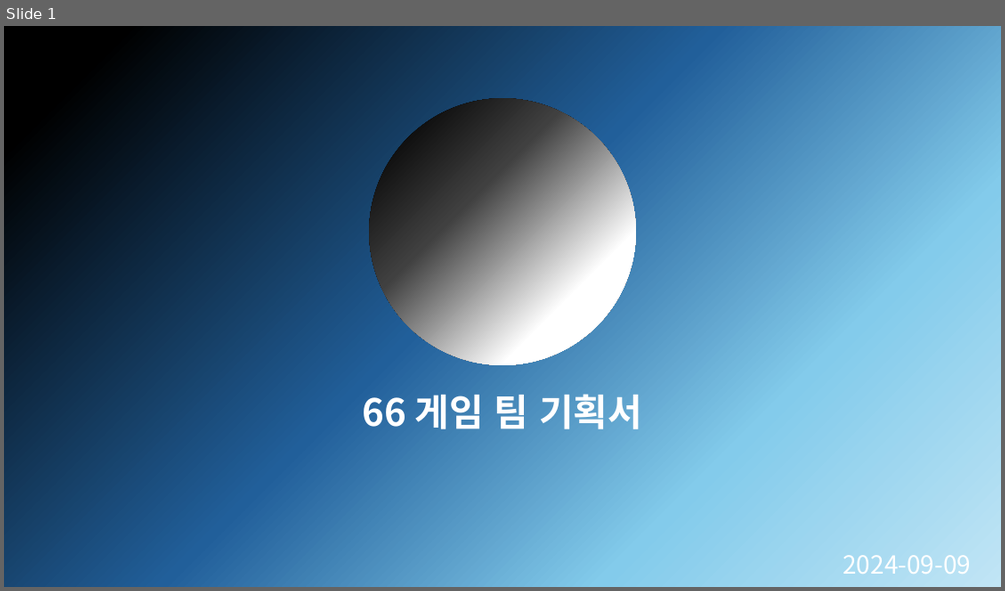
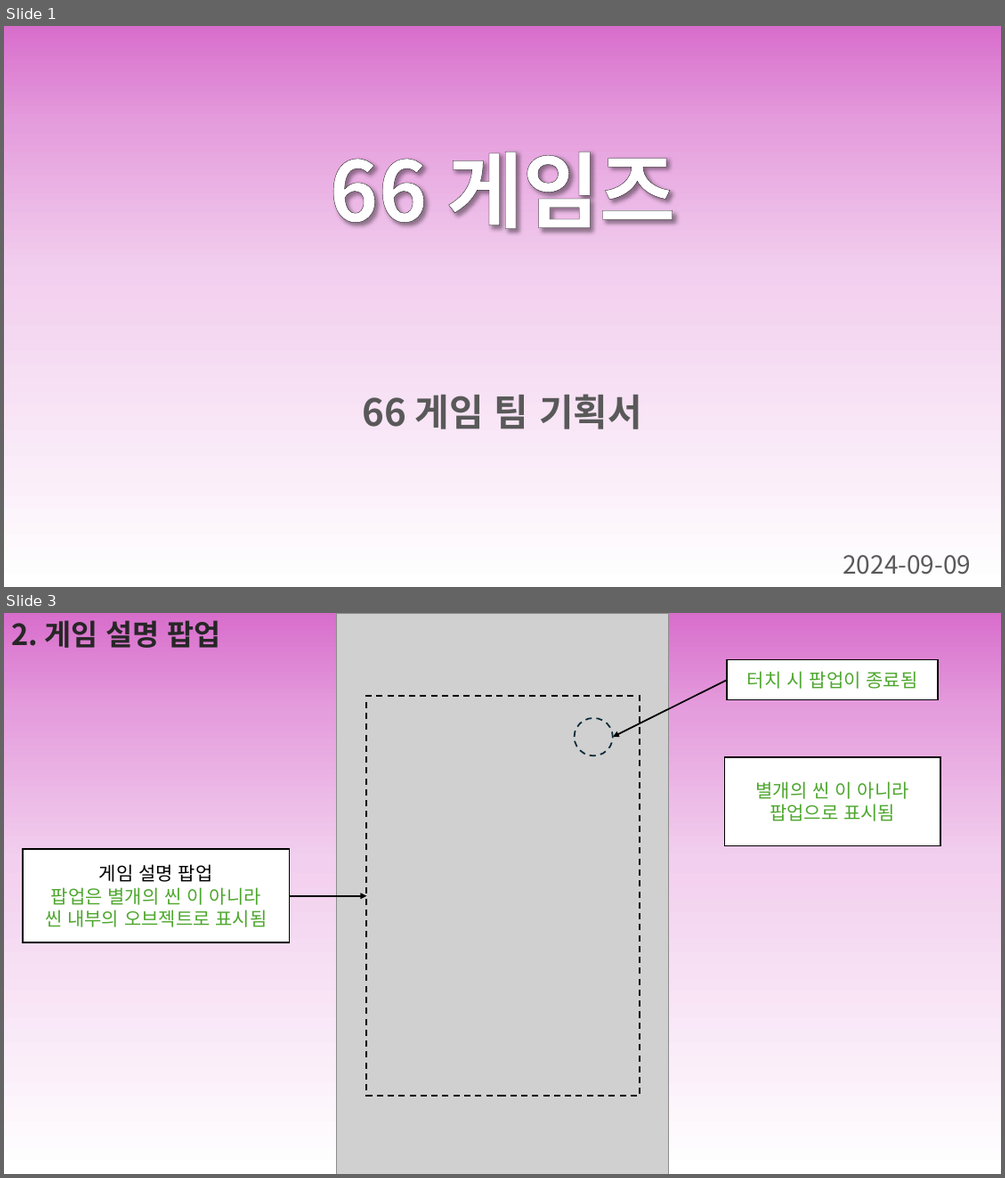
Before and after one commit to Joyoounjin/6team_miniproject, a slide deck: 66 게임 팀.pptx. Shown one above the other, each under a label of ours: slide 1 before the commit, slides 1 and 3 after it; the slides between them are not shown. The pictures are 1005x591 and 1005x1178 pixels, drawn with LibreOffice and Linux fonts; fonts in the diff are those of the drawing; grey boxes stand for pictures. Boxes give left, top, right and bottom in pixels: in the first picture for what was removed or moved away, otherwise in the second. Text is boxed around its words. In the diff, an @@ line names an element or a change of style, - is before the commit and + after.

```diff
--- a/66 게임 팀.pptx
+++ b/66 게임 팀.pptx
@@ slide 3 added at (4, 613, 1001, 1174), background gradient #D86ECC to #E59EDD to #F2CFEE to #FFFFFF @@
@@ text added at (11, 620, 221, 648), 28 pt, text #262626, bold @@
+2. 게임 설명 팝업
@@ picture added at (337, 613, 669, 1174) @@
@@ rectangle added at (727, 660, 938, 700), fill #FFFFFF, outline #000000 1.5 pt, 18 pt, text #4EA72E @@
+터치 시 팝업이 종료됨
@@ arrow added from (727, 680) to (613, 737), #000000 1.5 pt @@
@@ rectangle added at (367, 696, 640, 1095), outline #000000 1.5 pt dashed @@
@@ ellipse added at (574, 718, 614, 755), outline #092A39 1.5 pt dashed @@
@@ rectangle added at (725, 757, 941, 846), fill #FFFFFF, outline #000000 1.5 pt, 18 pt, text #4EA72E @@
+별개의 씬 이 아니라
+팝업으로 표시됨
@@ rectangle added at (23, 850, 290, 943), fill #FFFFFF, outline #000000 1.5 pt, 18 pt, text #4EA72E @@
+게임 설명 팝업
+팝업은 별개의 씬 이 아니라
+씬 내부의 오브젝트로 표시됨
@@ arrow added from (290, 896) to (367, 896), #000000 1.5 pt @@
@@ slide 1 changed as well @@
@@ background gradient #000000 to #215F9A to #83CBEB to #C1E5F5 to gradient #D86ECC to #E59EDD to #F2CFEE to #FFFFFF @@
@@ ellipse removed at (369, 99, 636, 365) @@
@@ text added at (329, 151, 676, 232), 80 pt, text #FFFFFF, bold @@
+66 게임즈
@@ title "66 게임 팀 기획서" at (363, 394, 642, 429): text colour #FFFFFF to #595959 @@
@@ subtitle "2024-09-09" at (842, 555, 971, 574): text colour #FFFFFF to #595959 @@
```
Also in this commit, not shown: 7 other slides changed, 1 other slide added, 1 slide removed.
